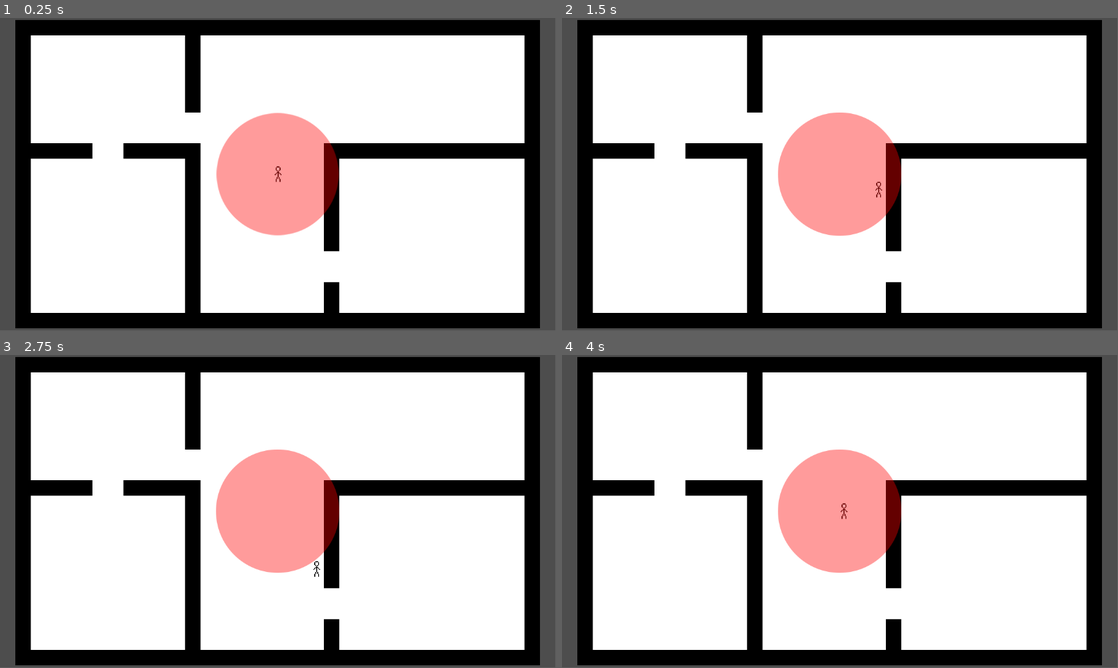
Above: before the commit, frames 1-4 (two rows, left to right).
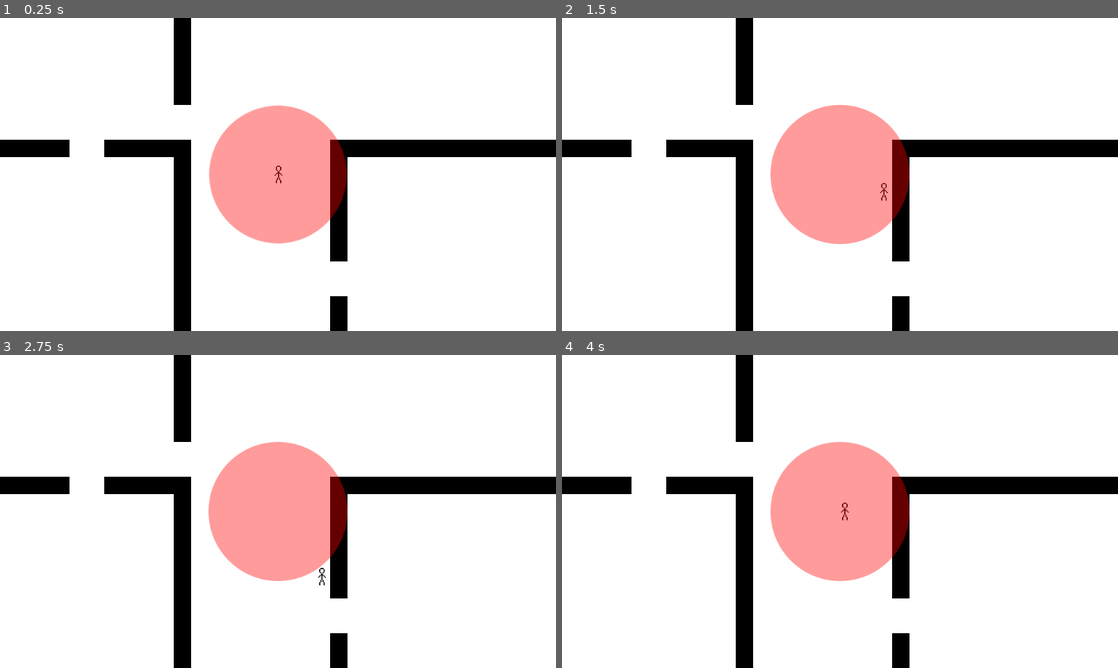
Above: after the commit, the same moments.

Repository: the-all-stack/gwj-igc-2026
Game: Godot game, scene res://stages/test_stage.tscn
Same seed, same stepped clock (60 frames per second), same inputs: the game is played once before the commit and once after it.
Inputs:
- Up to frame 1 (0.25 s): no input
- Up to frame 2 (1.5 s): hold D (move_right) 0.53-1.28 s; hold S (move_down) from 1.28 s (still down)
- Up to frame 3 (2.75 s): release S (move_down) at 2.03 s; hold D (move_right) from 2.03 s (still down)
- Up to frame 4 (4 s): tap Enter at 2.75 s; release D (move_right) at 2.78 s; hold W (move_up) 2.78-3.53 s; hold A (move_left) from 3.53 s (still down)
In our replay, the window is 799x449 before the commit and 800x450 after it. These sizes can differ from the game's own. Grey fills any space a smaller window leaves; there, only what the larger window draws over its background counts as a difference.

The runs differ from the first frame. In frame 1, 28% of the frame differs, in the area x 0-100%, y 0-100%; in frame 2, 28%; in frame 3, 28%; in frame 4, 28%.

Commit message:
Update project.godot

Diff:
--- a/project.godot
+++ b/project.godot
@@ -22,6 +22,11 @@
 [debug]
 
 gdscript/warnings/unused_signal=0
+
+[display]
+
+window/size/viewport_width=1024
+window/size/viewport_height=576
 
 [dotnet]
 
